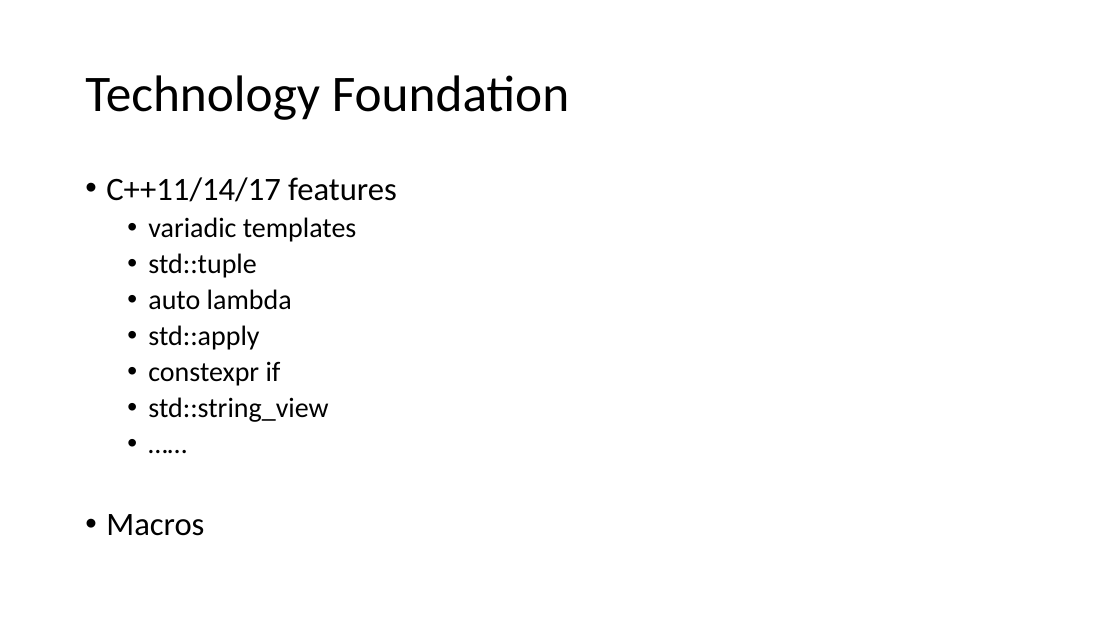
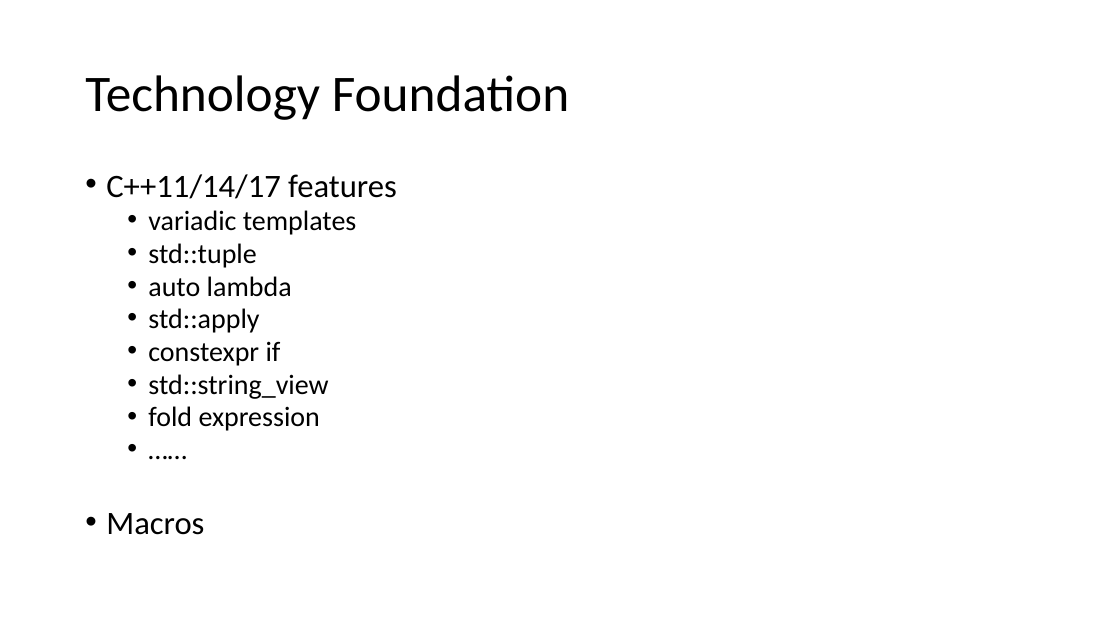
Before and after one commit to qicosmos/cppcon2017, a slide deck: slide 12 of cppcon2017.pptx. Drawn at 1120x630 pixels with LibreOffice and Linux fonts; fonts in the diff are those of the drawing. Boxes give left, top, right and bottom in pixels: in the first picture for what was removed or moved away, otherwise in the second. Text is boxed around its words. In the diff, an @@ line names an element or a change of style, - is before the commit and + after.

Commit message:
improve

```diff
--- a/cppcon2017.pptx
+++ b/cppcon2017.pptx
@@ text at bbox=[106, 174, 397, 535]: line spacing 0.9 to 0.8 @@
@@ text at bbox=[148, 406, 320, 431]: paragraph added @@
+  • fold expression
```
Also in this commit, not shown: 2 other slides changed, 1 slide removed.
